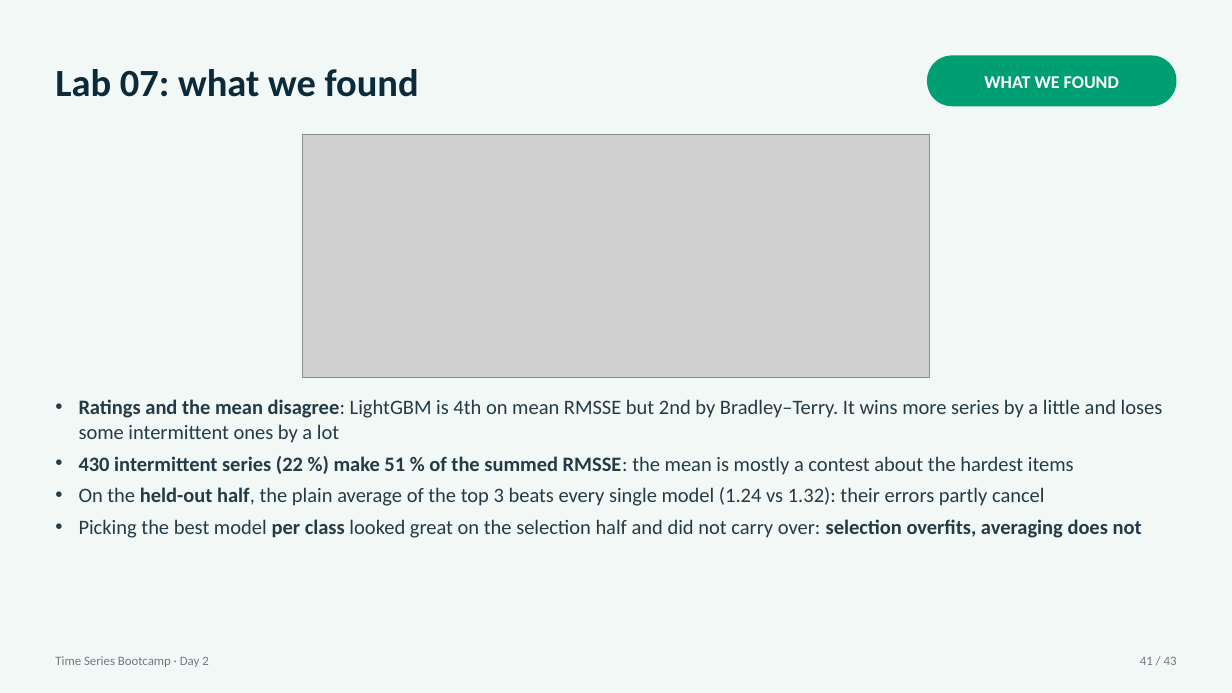
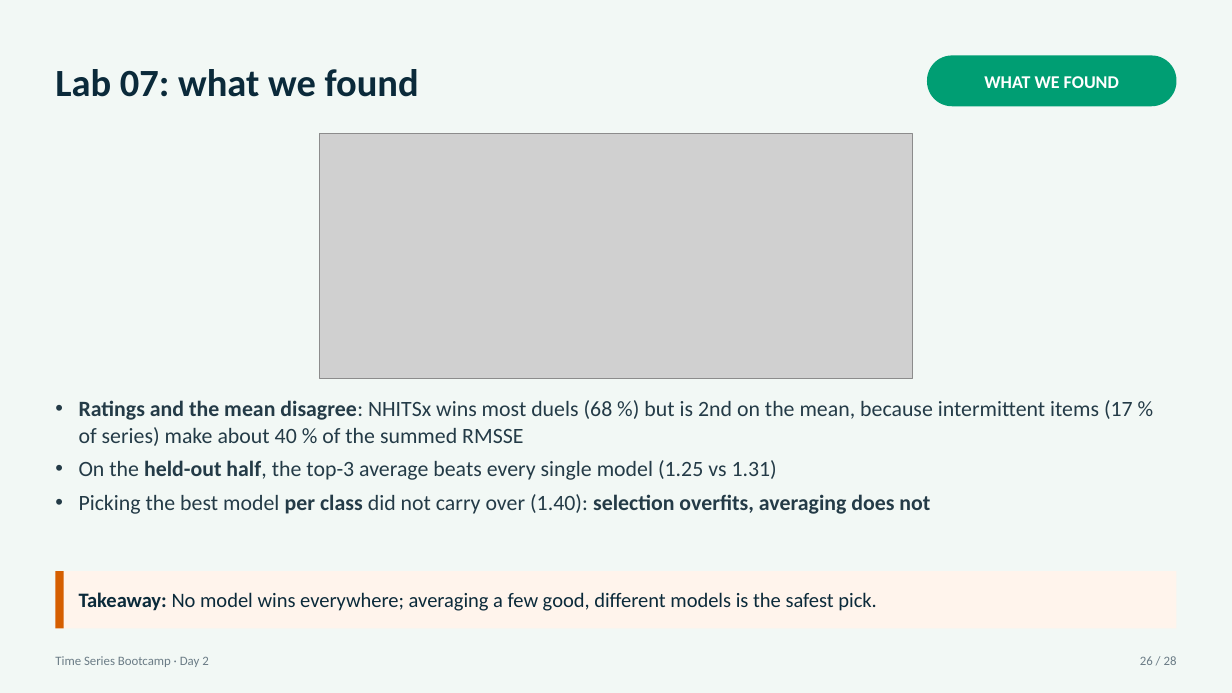
Before and after one commit to tackes/time-series-forecasting-bootcamp, a slide deck: slide 26 of day2_neural/slides/day2_slides.pptx (slide 41 before the commit). Drawn at 1232x693 pixels with LibreOffice and Linux fonts; fonts in the diff are those of the drawing; grey boxes stand for pictures. Boxes give left, top, right and bottom in pixels: in the first picture for what was removed or moved away, otherwise in the second. Text is boxed around its words. In the diff, an @@ line names an element or a change of style, - is before the commit and + after.

```diff
--- a/day2_neural/slides/day2_slides.pptx
+++ b/day2_neural/slides/day2_slides.pptx
@@ picture: place and size @@
-picture at <box>303,134,930,378</box>
+picture at <box>319,134,912,379</box>
@@ text at <box>79,400,1133,514</box>: text changed; size 16 to 17 pt @@
-• Ratings and the mean disagree: LightGBM is 4th on mean RMSSE but 2nd by Bradley–Terry. It wins more series by a little and loses some intermittent ones by a lot
-• 430 intermittent series (22 %) make 51 % of the summed RMSSE: the mean is mostly a contest about the hardest items
-• On the held-out half, the plain average of the top 3 beats every single model (1.24 vs 1.32): their errors partly cancel
-• Picking the best model per class looked great on the selection half and did not carry over: selection overfits, averaging does not
+• Ratings and the mean disagree: NHITSx wins most duels (68 %) but is 2nd on the mean, because intermittent items (17 % of series) make about 40 % of the summed RMSSE
+• On the held-out half, the top-3 average beats every single model (1.25 vs 1.31)
+• Picking the best model per class did not carry over (1.40): selection overfits, averaging does not
@@ rectangle added at <box>55,571,1177,628</box>, fill #FFF4EC @@
@@ rectangle added at <box>55,571,64,628</box>, fill #D55E00 @@
@@ text added at <box>79,592,877,611</box>, 16 pt, text #0B2A3A @@
+Takeaway: No model wins everywhere; averaging a few good, different models is the safest pick.
@@ text at <box>1140,656,1177,665</box>: text changed @@
-41 / 43
+26 / 28
```
Also in this commit, not shown: 17 other slides changed, 8 slides added, 23 slides removed, 26 other files.
